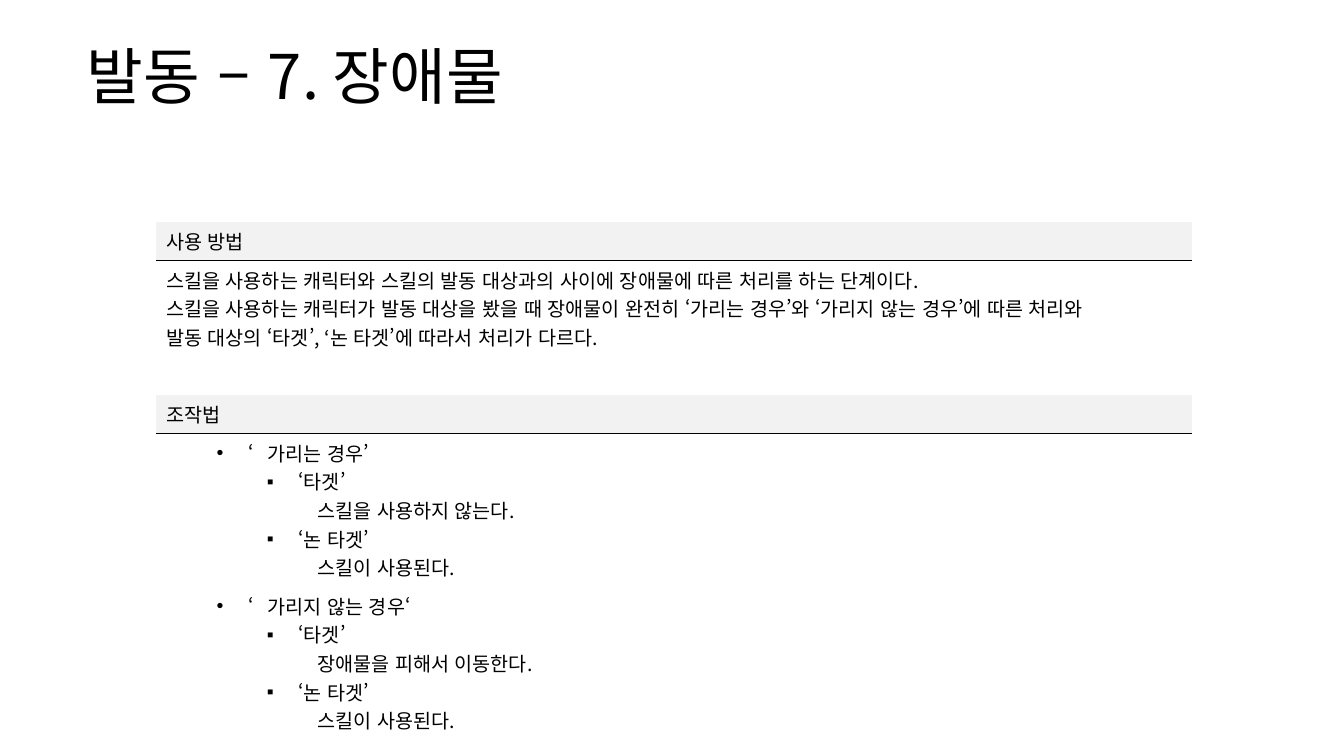
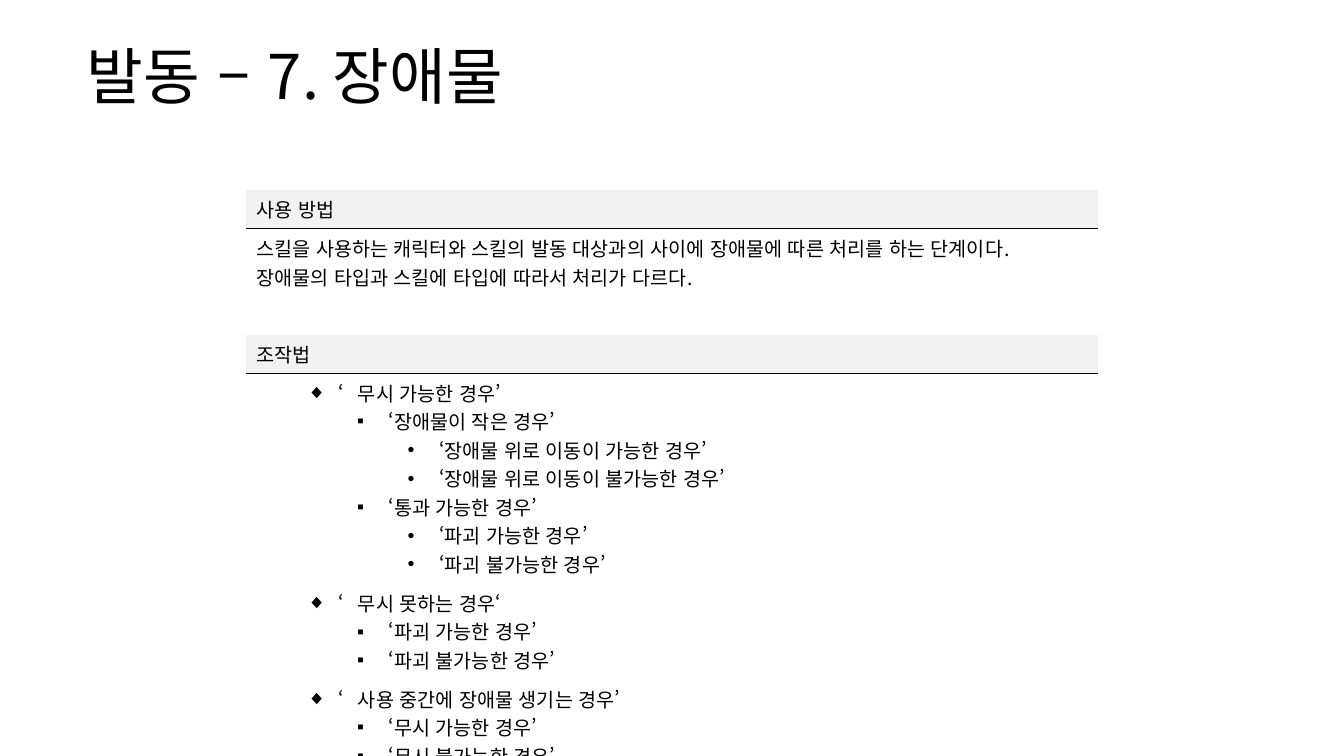
Before and after one commit to yjk0401/unityenginebasic_9th, a slide deck: slide 35 of 기획/방랑엽사전/스킬 시스템 기획서.pptx. Drawn at 1344x756 pixels with LibreOffice and Linux fonts; fonts in the diff are those of the drawing. Boxes give left, top, right and bottom in pixels: in the first picture for what was removed or moved away, otherwise in the second. Text is boxed around its words. In the diff, an @@ line names an element or a change of style, - is before the commit and + after.

```diff
--- a/기획/방랑엽사전/스킬 시스템 기획서.pptx
+++ b/기획/방랑엽사전/스킬 시스템 기획서.pptx
@@ table at (x1=246, y1=190, x2=1097, y2=741) @@
-row 2, column 1: 스킬을 사용하는 캐릭터와 스킬의 발동 대상과의 사이에 장애물에 따른 처리를 하는 단계이다. / 스킬을 사용하는 캐릭터가 발동 대상을 봤을 때 장애물이 완전히 ‘가리는 경우’와 ‘가리지 않는 경우’에 따른 처리와 / 발동 대상의 ‘타겟’, ‘논 타겟’에 따라서 처리가 다르다.
+row 2, column 1: 스킬을 사용하는 캐릭터와 스킬의 발동 대상과의 사이에 장애물에 따른 처리를 하는 단계이다. / 장애물의 타입과 스킬에 타입에 따라서 처리가 다르다.
-row 5: ‘가리는 경우’ / ‘타겟’ / 스킬을 사용하지 않는다. / ‘논 타겟’ / 스킬이 사용된다.
-row 6: ‘가리지 않는 경우‘ / ‘타겟’ / 장애물을 피해서 이동한다. / ‘논 타겟’ / 스킬이 사용된다.
+row 5: ‘무시 가능한 경우’ / ‘장애물이 작은 경우’ / ‘장애물 위로 이동이 가능한 경우’ / ‘장애물 위로 이동이 불가능한 경우’ / ‘통과 가능한 경우’ / ‘파괴 가능한 경우’ / ‘파괴 불가능한 경우’
+row 6: ‘무시 못하는 경우‘ / ‘파괴 가능한 경우’ / ‘파괴 불가능한 경우’
+row 7: ‘사용 중간에 장애물 생기는 경우’ / ‘무시 가능한 경우’ / ‘무시 불가능한 경우’
@@ table resized from (x1=156, y1=222, x2=1193, y2=734) to (x1=246, y1=190, x2=1097, y2=741) @@
```
Also in this commit, not shown: 17 other slides changed, 32 other files.
